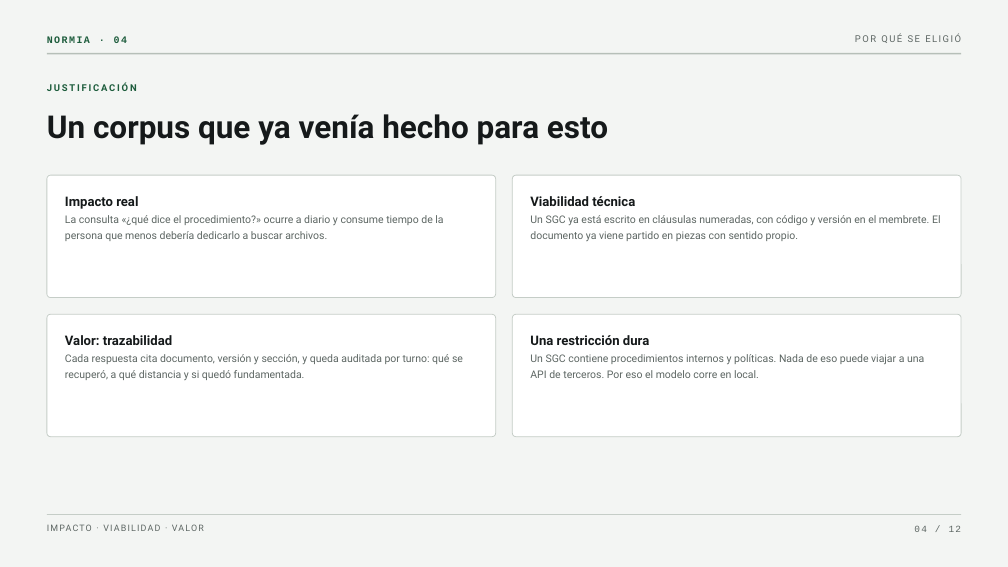
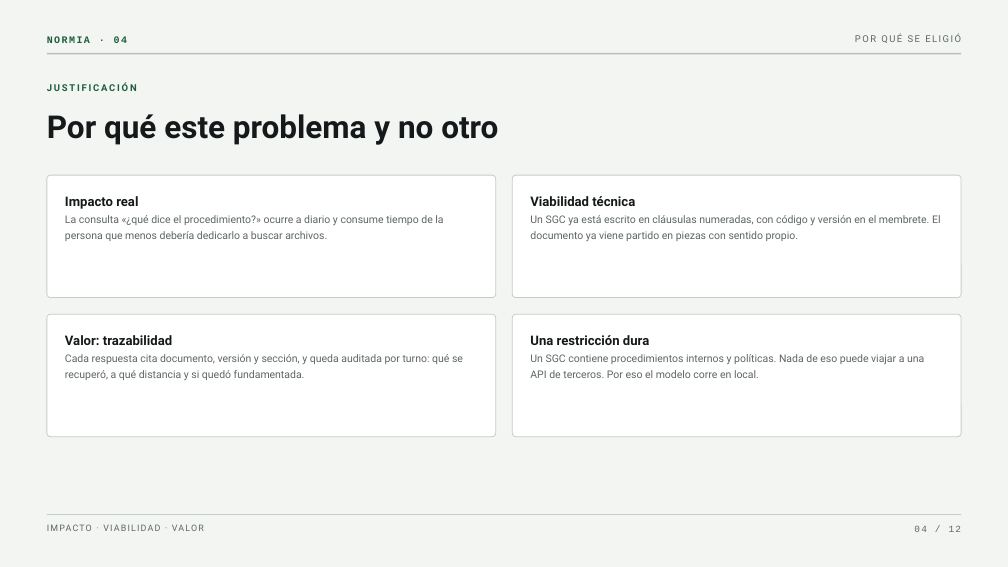
Before and after one commit to klauzirrazabal-max/normia-chatbot-iso, a slide deck: slide 4 of docs/NormIA.pptx. Drawn at 1008x567 pixels with LibreOffice and Linux fonts; fonts in the diff are those of the drawing. Boxes give left, top, right and bottom in pixels: in the first picture for what was removed or moved away, otherwise in the second. Text is boxed around its words. In the diff, an @@ line names an element or a change of style, - is before the commit and + after.

```diff
--- a/docs/NormIA.pptx
+++ b/docs/NormIA.pptx
@@ text at [47,114,498,145]: text changed @@
-Un corpus que ya venía hecho para esto
+Por qué este problema y no otro
```
Also in this commit, not shown: 1 other slide changed, 1 other file.
